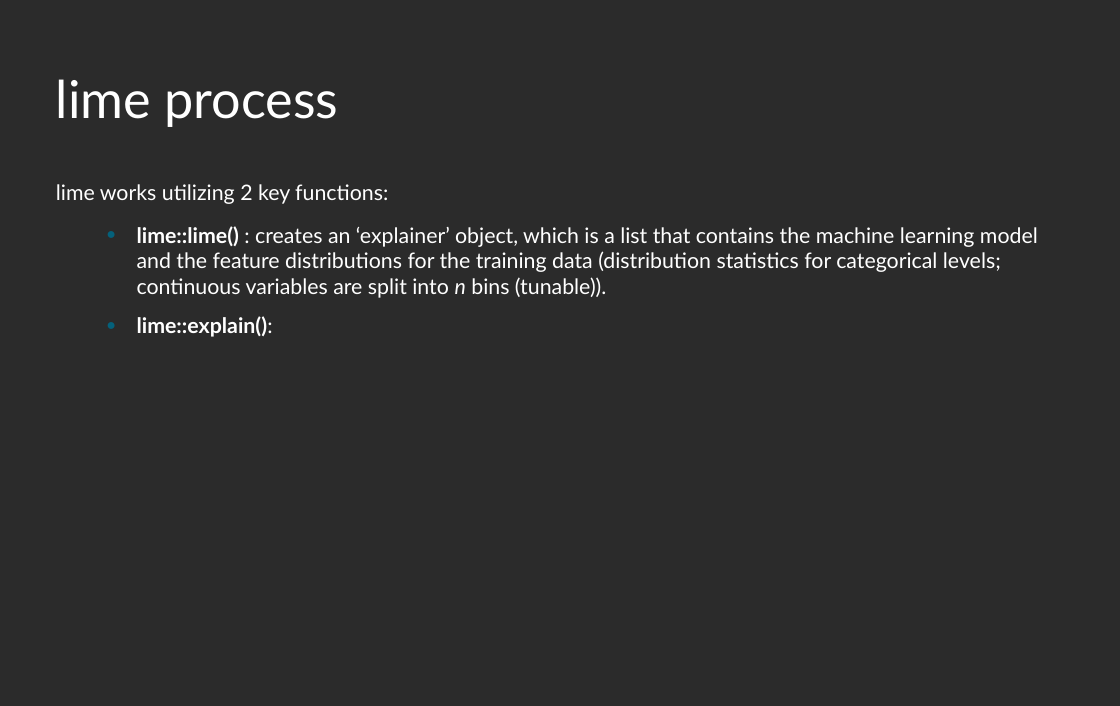
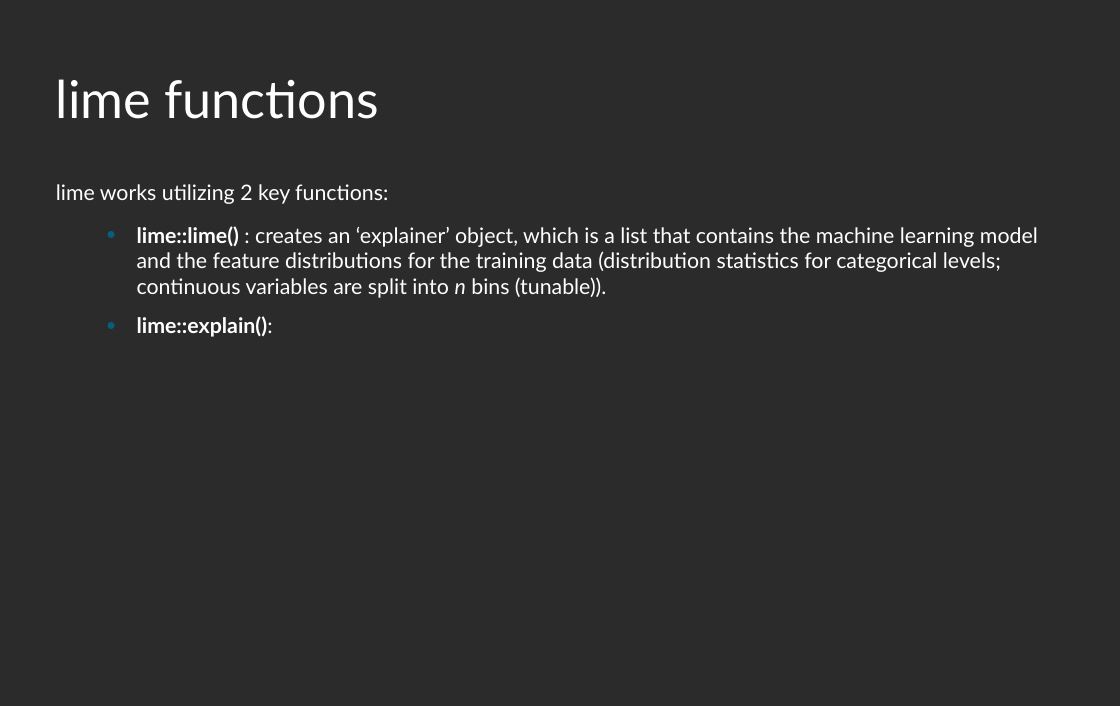
Before and after one commit to mattdube/stl-rug_lime, a slide deck: slide 9 of Slides/stl-rug_lime_01092019.odp (slide 8 before the commit). Drawn at 1120x706 pixels with LibreOffice and Linux fonts; fonts in the diff are those of the drawing; background and template pictures are left out; a plain dark background stands for a picture behind light text. Boxes give left, top, right and bottom in pixels: in the first picture for what was removed or moved away, otherwise in the second. Text is boxed around its words. In the diff, an @@ line names an element or a change of style, - is before the commit and + after.

```diff
--- a/Slides/stl-rug_lime_01092019.odp
+++ b/Slides/stl-rug_lime_01092019.odp
@@ title at [56, 79, 380, 119]: text changed @@
-lime process
+lime functions
```
Also in this commit, not shown: 8 other slides changed, 1 slide added, 1 slide removed.
